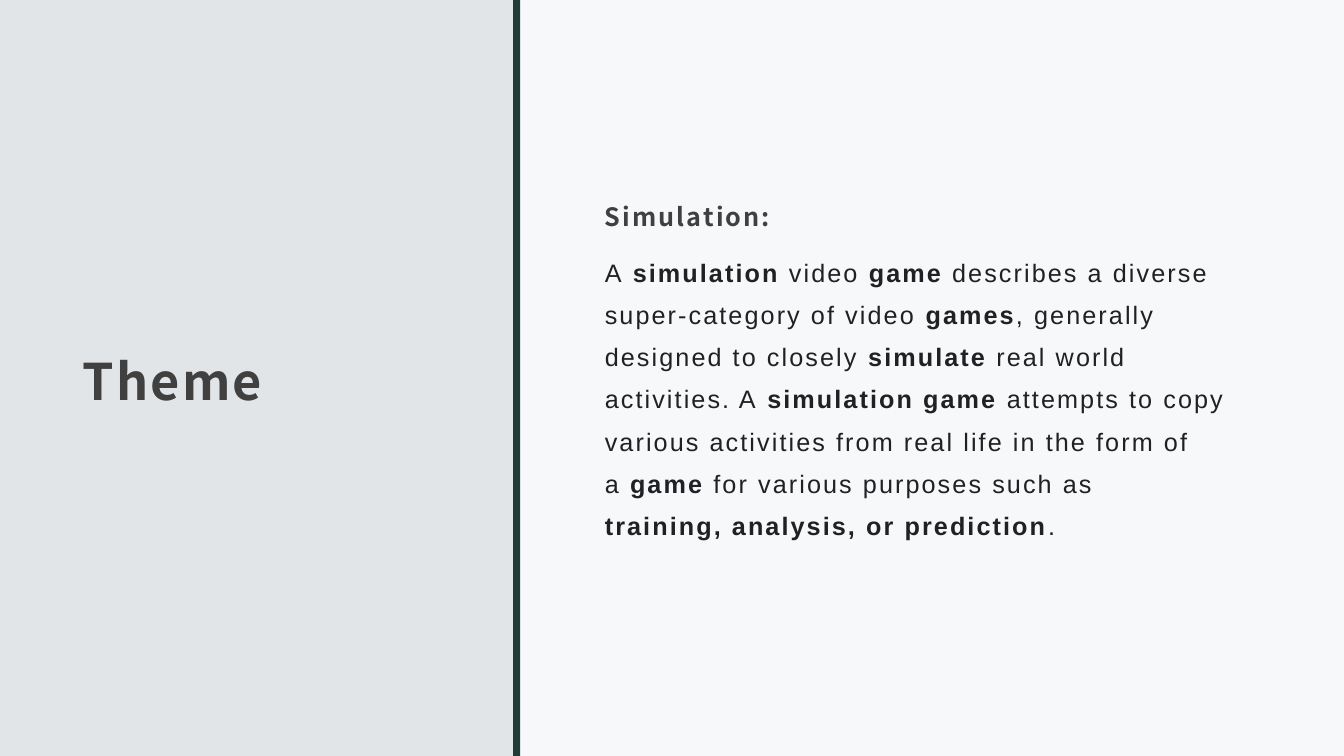
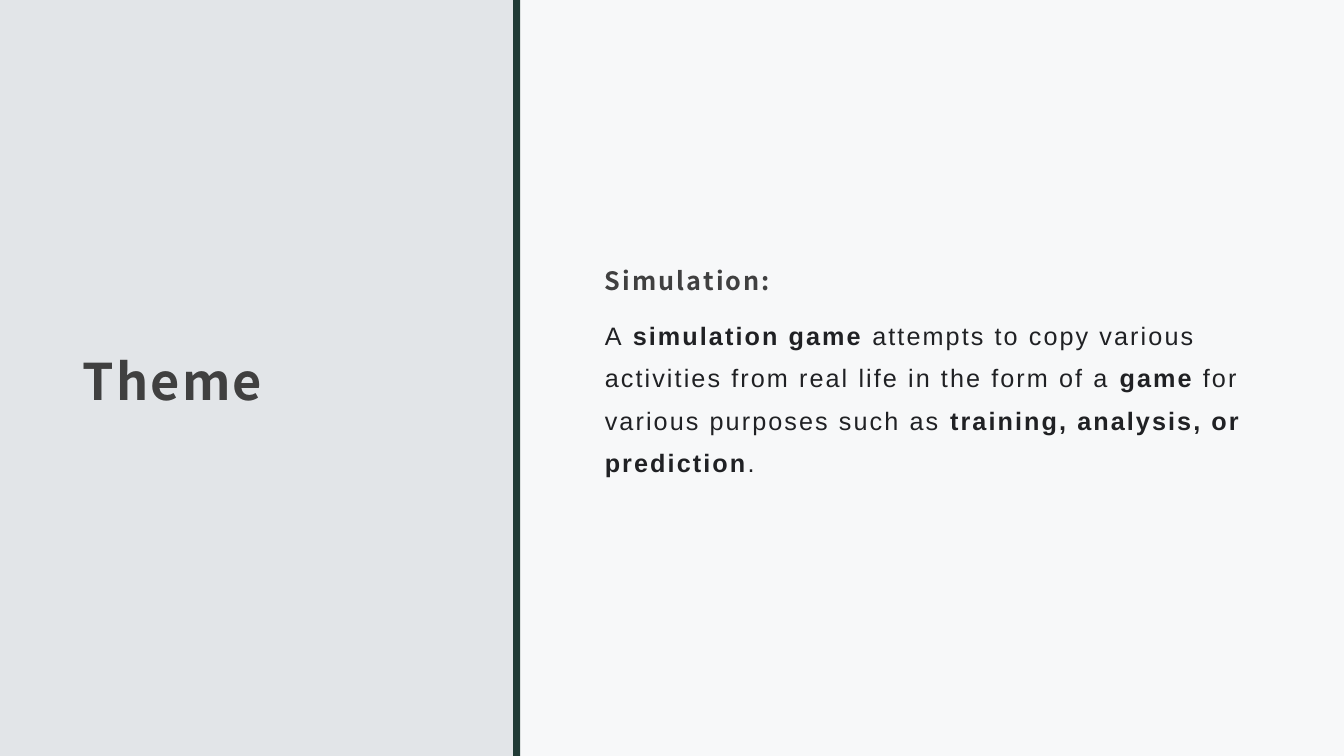
Before and after one commit to TeniaXu/ISDT-CA2, a slide deck: slide 3 of Slides/Summary Page.pptx. Drawn at 1344x756 pixels with LibreOffice and Linux fonts; fonts in the diff are those of the drawing. Boxes give left, top, right and bottom in pixels: in the first picture for what was removed or moved away, otherwise in the second. Text is boxed around its words. In the diff, an @@ line names an element or a change of style, - is before the commit and + after.

```diff
--- a/Slides/Summary Page.pptx
+++ b/Slides/Summary Page.pptx
@@ text at box(605, 326, 1238, 478): text changed @@
-A simulation video game describes a diverse super-category of video games, generally designed to closely simulate real world activities. A simulation game attempts to copy various activities from real life in the form of a game for various purposes such as training, analysis, or prediction.
+A simulation game attempts to copy various activities from real life in the form of a game for various purposes such as training, analysis, or prediction.
```
Also in this commit, not shown: 4 other slides changed, 1 slide added, 3 other files.
